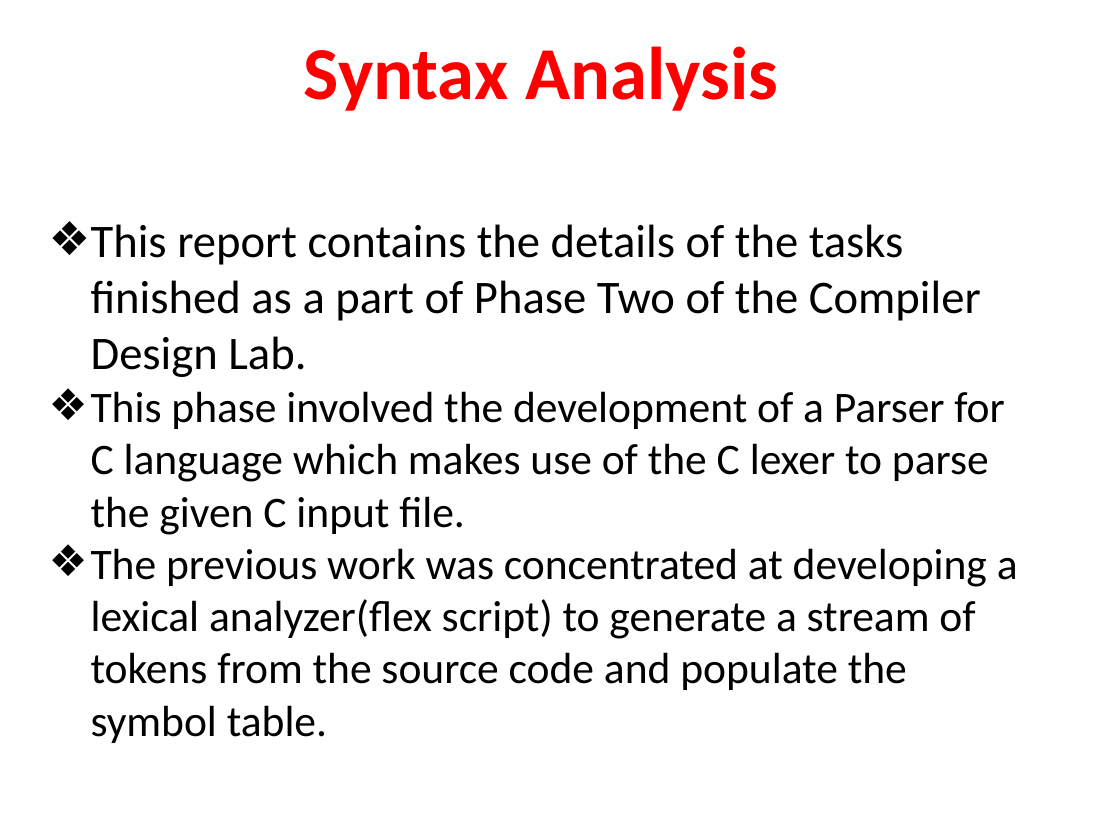
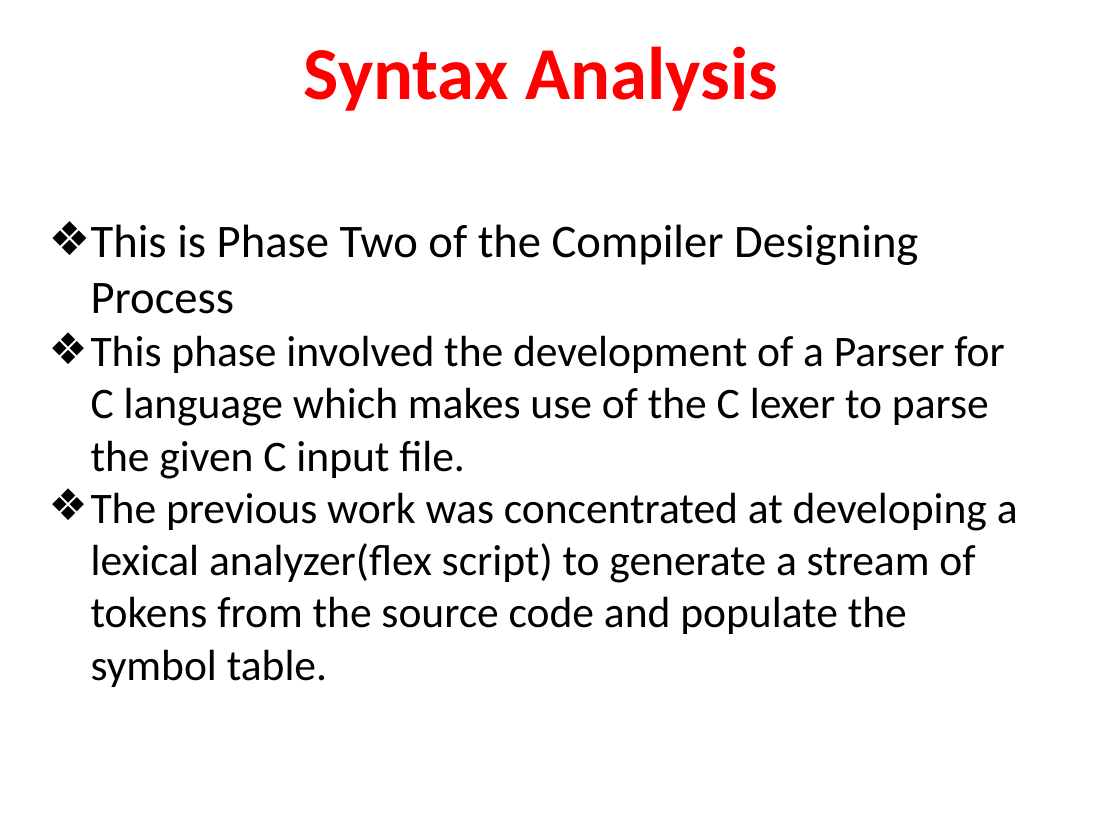
Before and after one commit to TusharPani14/c_compiler_design, a slide deck: slide 15 of CD PPT.pptx (slide 17 before the commit). Drawn at 1120x840 pixels with LibreOffice and Linux fonts; fonts in the diff are those of the drawing. Boxes give left, top, right and bottom in pixels: in the first picture for what was removed or moved away, otherwise in the second. Text is boxed around its words. In the diff, an @@ line names an element or a change of style, - is before the commit and + after.

Commit message:
ppt modify

```diff
--- a/CD PPT.pptx
+++ b/CD PPT.pptx
@@ text at (91,224,918,314): text changed @@
-❖ This report contains the details of the tasks finished as a part of Phase Two of the Compiler Design Lab.
+❖ This is Phase Two of the Compiler Designing Process
```
Also in this commit, not shown: 3 other slides changed, 3 slides added, 16 slides removed, 2 other files.
